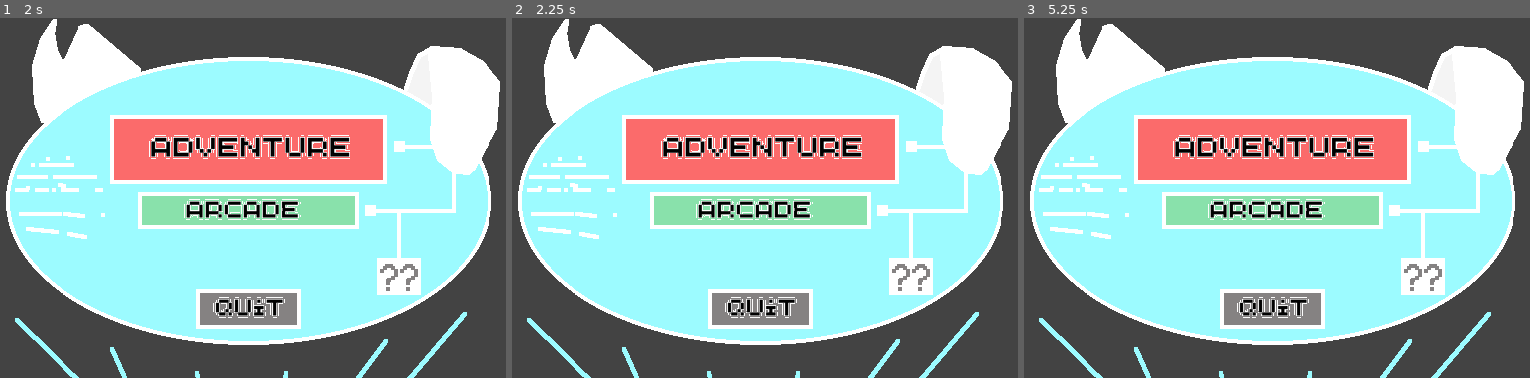
Above: before the commit, frames 1-3 (left to right).
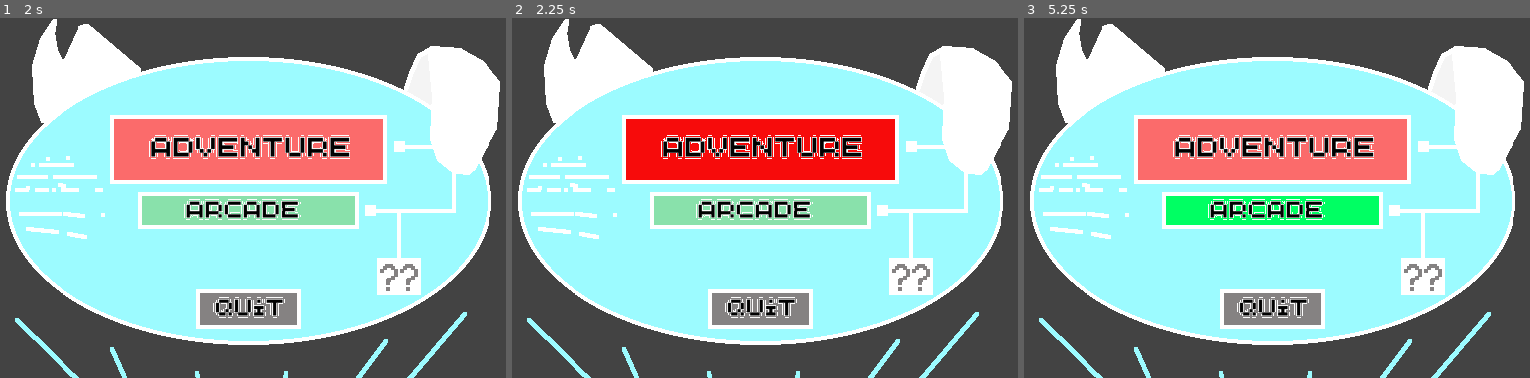
Above: after the commit, the same moments.

Repository: ifoudil/Chromatic-Requiem
Game: Godot game, scene res://Scenes/menu_2.tscn
Two runs of this game, one before a commit and one after it. Both use one fixed random seed, a clock stepped at 60 frames per second and the inputs below. This scene is started directly instead of the project's main scene.
Inputs (mouse positions are in pixels of both pictures, inside the frame that each line leads up to):
- Up to frame 1 (2 s): tap Enter (ui_accept) at 0.5, 1.25 s; move the mouse to (404, 180) at 0.52 s; hold Right (move_right) from 0.53 s (still down); tap Z (atk) at 0.6 s; tap Space (jump) at 0.77, 1.52 s; move the mouse to (131, 216) at 1.27 s; tap N (switch_idle) at 1.35 s
- Up to frame 2 (2.25 s): tap Enter (ui_accept) at 2 s; move the mouse to (835, 118) at 2.02 s; release Right (move_right) at 2.03 s; hold Left (move_left) from 2.03 s (still down); tap Z (atk) at 2.1 s
- Up to frame 3 (5.25 s): tap Enter (ui_accept) at 2.75, 3.5, 4.25 s; move the mouse to (1251, 270) at 2.77 s; release Left (move_left) at 2.78 s; hold Right (move_right) 2.78-4.28 s; tap N (switch_idle) at 2.85, 4.35 s; tap Space (jump) at 3.02, 3.77, 4.52 s; move the mouse to (1479, 252) at 3.52 s; tap Z (atk) at 3.6, 5.1 s; move the mouse to (1094, 144) at 4.27 s; hold Left (move_left) 4.28-5.03 s; move the mouse to (1317, 198) at 5.02 s; hold Right (move_right) from 5.03 s (still down)

Frame 1 is identical in both runs. In frame 2, 7.4% of the frame differs, in the area x 22-76%, y 28-45%; in frame 3, 2.5%.

Commit message:
udapte menu

Diff:
--- a/Scenes/menu_2.tscn
+++ b/Scenes/menu_2.tscn
@@ -1,9 +1,11 @@
-[gd_scene load_steps=22 format=3 uid="uid://b4vwelxgqjxuj"]
+[gd_scene load_steps=24 format=3 uid="uid://b4vwelxgqjxuj"]
 
 [ext_resource type="Script" uid="uid://d22c4qrkj8mus" path="res://Scripts/menu_2.gd" id="1_tswe5"]
-[ext_resource type="Texture2D" uid="uid://bnj5eul128if0" path="res://Assets/menuu.png" id="2_fowjw"]
+[ext_resource type="Texture2D" uid="uid://bnj5eul128if0" path="res://Assets/menu.png" id="2_fowjw"]
 [ext_resource type="Texture2D" uid="uid://b64ad0wbwm08f" path="res://Assets/lvl1map.png" id="3_ipgxo"]
-[ext_resource type="Texture2D" uid="uid://c3dyrc30c0ihv" path="res://Assets/map2.png" id="3_tmtf3"]
+[ext_resource type="Texture2D" uid="uid://cclv8kp2fat87" path="res://Assets/holdadv.png" id="3_t4ga0"]
+[ext_resource type="Texture2D" uid="uid://c3dyrc30c0ihv" path="res://Assets/map.png" id="3_tmtf3"]
+[ext_resource type="Texture2D" uid="uid://du2a8sng0sdge" path="res://Assets/holdearcade.png" id="4_dymys"]
 [ext_resource type="Texture2D" uid="uid://bugontytkt6rb" path="res://Assets/lvl1map2.png" id="4_i317a"]
 [ext_resource type="Texture2D" uid="uid://du02hc7x0df0h" path="res://Assets/clicklvl1.png" id="5_ituvx"]
 [ext_resource type="Texture2D" uid="uid://ccgpnax6gmu0p" path="res://Assets/clicklvl2.png" id="6_yxofq"]
@@ -33,6 +35,22 @@
 }, {
 "frames": [{
 "duration": 1.0,
+"texture": ExtResource("3_t4ga0")
+}],
+"loop": true,
+"name": &"holdadv",
+"speed": 5.0
+}, {
+"frames": [{
+"duration": 1.0,
+"texture": ExtResource("4_dymys")
+}],
+"loop": true,
+"name": &"holdarcade",
+"speed": 5.0
+}, {
+"frames": [{
+"duration": 1.0,
 "texture": ExtResource("3_ipgxo")
 }, {
 "duration": 1.0,
@@ -159,7 +177,7 @@
 position = Vector2(334, 180)
 scale = Vector2(0.997656, 1.00139)
 sprite_frames = SubResource("SpriteFrames_tmtf3")
-animation = &"lvl2up"
+animation = &"holdarcade"
 
 [node name="Quitter" type="Button" parent="."]
 modulate = Color(1, 1, 1, 0)
@@ -209,8 +227,11 @@
 offset_bottom = 129.0
 
 [connection signal="pressed" from="Quitter" to="." method="_on_quitter_pressed"]
+[connection signal="mouse_entered" from="map" to="." method="_on_map_mouse_entered"]
+[connection signal="mouse_exited" from="map" to="." method="_on_map_mouse_exited"]
 [connection signal="pressed" from="map" to="." method="_on_map_pressed"]
-[connection signal="pressed" from="arcade" to="." method="_on_map_pressed"]
+[connection signal="mouse_entered" from="arcade" to="." method="_on_arcade_mouse_entered"]
+[connection signal="mouse_exited" from="arcade" to="." method="_on_arcade_mouse_exited"]
 [connection signal="pressed" from="arcade" to="." method="_on_arcade_pressed"]
 [connection signal="button_down" from="lvl1" to="." method="_on_lvl_1_button_down"]
 [connection signal="button_up" from="lvl1" to="." method="_on_lvl_1_button_up"]
--- a/Scripts/menu_2.gd
+++ b/Scripts/menu_2.gd
@@ -2,8 +2,10 @@
 
 
 var is_animating = false
+var no = false
 
 func _ready():
+	no = false
 	$ColorRect.modulate = Color(1, 1, 1, 0.3)
 	$AnimatedSprite2D.play("default")
 	$map.disabled = false
@@ -17,7 +19,7 @@
 	$AnimatedSprite2D.play("default")
 	$map.disabled = false
 	$Quitter.disabled = false
-	$arcade.disabled = true
+	$arcade.disabled = false
 	self.visible = false
 	get_tree().paused = false
 
@@ -27,6 +29,27 @@
 	$arcade.disabled = true
 	$lvl1.disabled = false
 	$lvl2.disabled = false
+	var no = true
+
+func _on_map_mouse_entered() -> void:
+	if no:
+
+		return
+
+	if not no:
+		$AnimatedSprite2D.play("holdadv")
+
+
+func _on_map_mouse_exited() -> void:
+	if no:
+		return
+
+	await get_tree().create_timer(0.05).timeout
+	if not no:
+		$AnimatedSprite2D.play("default")
+
+
+
 
 func _on_lvl_1_pressed() -> void:
 	is_animating = true
@@ -113,3 +136,13 @@
 
 func _on_arcade_pressed() -> void:
 	pass
+
+
+func _on_arcade_mouse_entered() -> void:
+	await get_tree().create_timer(0.05).timeout
+	$AnimatedSprite2D.play("holdarcade")
+
+
+func _on_arcade_mouse_exited() -> void:
+	await get_tree().create_timer(0.05).timeout
+	$AnimatedSprite2D.play("default")
Binary file added: Assets/holdadv.png
Binary file added: Assets/holdearcade.png
Binary file changed: Assets/map.png
Binary file removed: Assets/map2.png
Renamed: Assets/menuu.png -> Assets/menu.png
